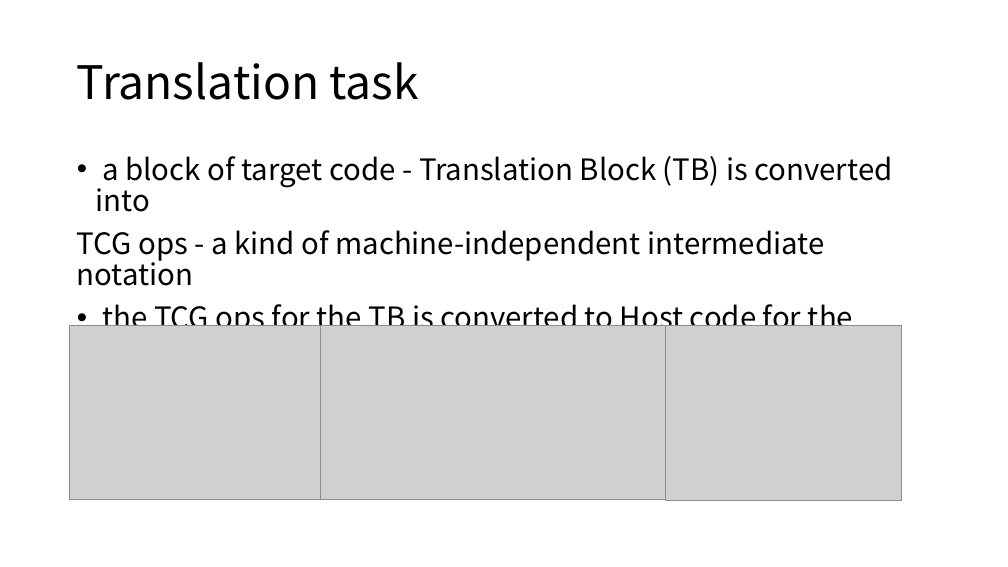
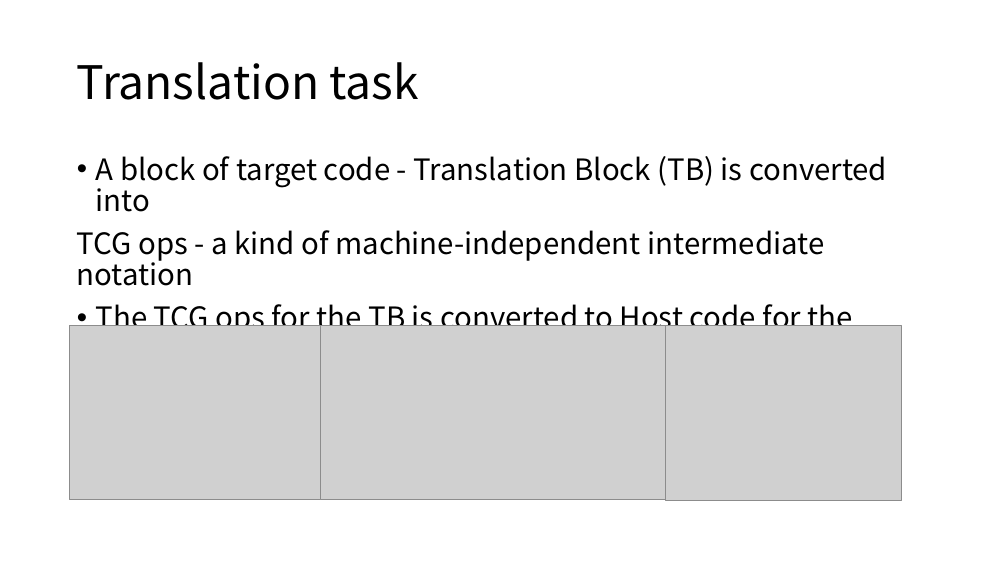
Before and after one commit to ArdxWe/codesnippets, a slide deck: slide 11 of PLCT/ImplementationanalysisofRISC-VZfinxextensioninQEMU.pptx. Drawn at 1008x567 pixels with LibreOffice and Linux fonts; fonts in the diff are those of the drawing; grey boxes stand for pictures. Boxes give left, top, right and bottom in pixels: in the first picture for what was removed or moved away, otherwise in the second. Text is boxed around its words. In the diff, an @@ line names an element or a change of style, - is before the commit and + after.

```diff
--- a/PLCT/ImplementationanalysisofRISC-VZfinxextensioninQEMU.pptx
+++ b/PLCT/ImplementationanalysisofRISC-VZfinxextensioninQEMU.pptx
@@ text at box(96, 156, 887, 212): text changed @@
-• a block of target code - Translation Block (TB) is converted into
+• A block of target code - Translation Block (TB) is converted into
@@ text at box(96, 304, 853, 336): text changed @@
-• the TCG ops for the TB is converted to Host code for the host’s
+• The TCG ops for the TB is converted to Host code for the host’s
```
Also in this commit, not shown: 8 other slides changed.
